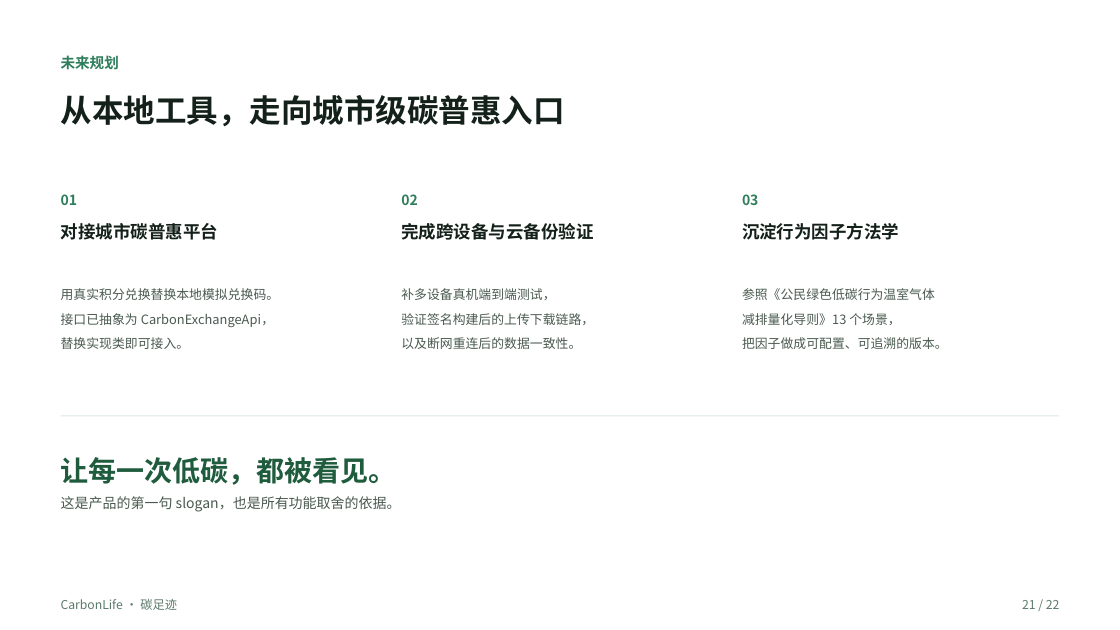
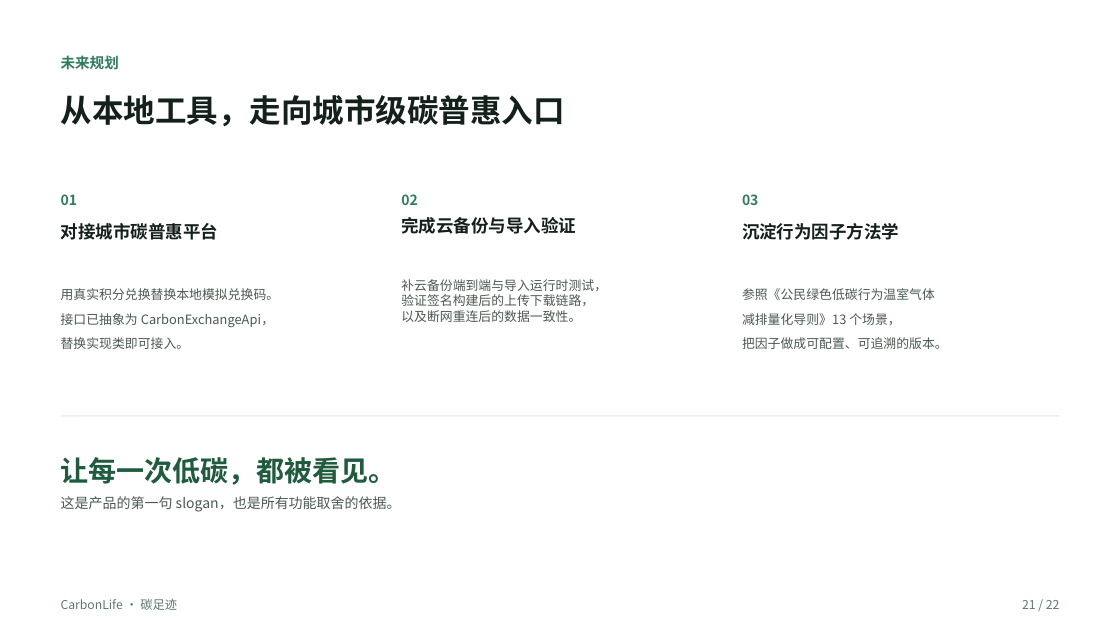
Before and after one commit to zyx-dc/CarbonLife, a slide deck: slide 21 of docs/tasks/ppt/CarbonLife-答辩PPT.pptx. Drawn at 1120x630 pixels with LibreOffice and Linux fonts; fonts in the diff are those of the drawing; background and template pictures are left out. Boxes give left, top, right and bottom in pixels: in the first picture for what was removed or moved away, otherwise in the second. Text is boxed around its words. In the diff, an @@ line names an element or a change of style, - is before the commit and + after.

```diff
--- a/docs/tasks/ppt/CarbonLife-答辩PPT.pptx
+++ b/docs/tasks/ppt/CarbonLife-答辩PPT.pptx
@@ text at box(401, 217, 576, 234): text changed @@
-完成跨设备与云备份验证
+完成云备份与导入验证
@@ text at box(401, 279, 607, 295): text changed @@
-补多设备真机端到端测试，
+补云备份端到端与导入运行时测试，
@@ text at box(401, 294, 594, 322): line spacing 1.6 to 1 @@
```
Also in this commit, not shown: 2 other slides changed, 6 other files.
